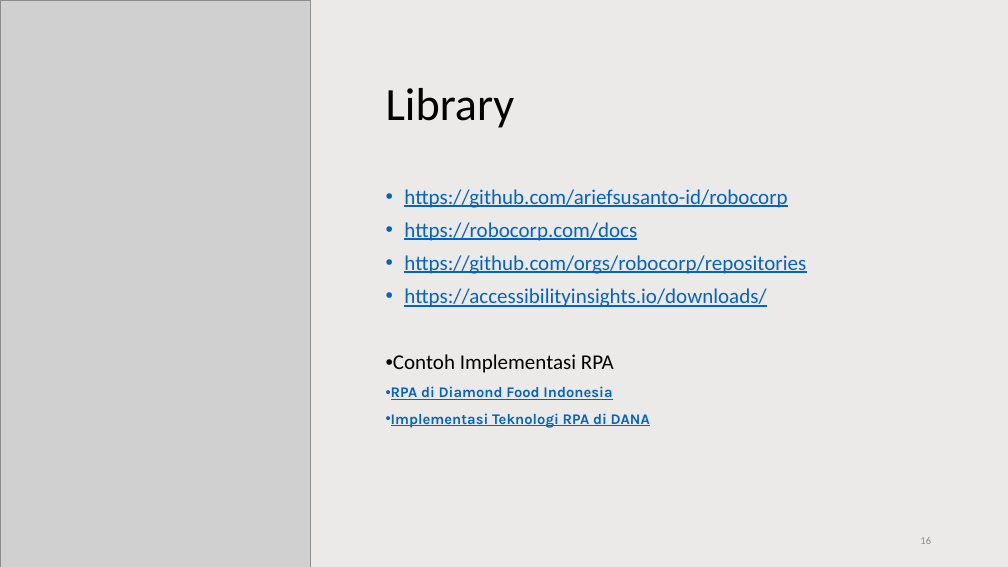
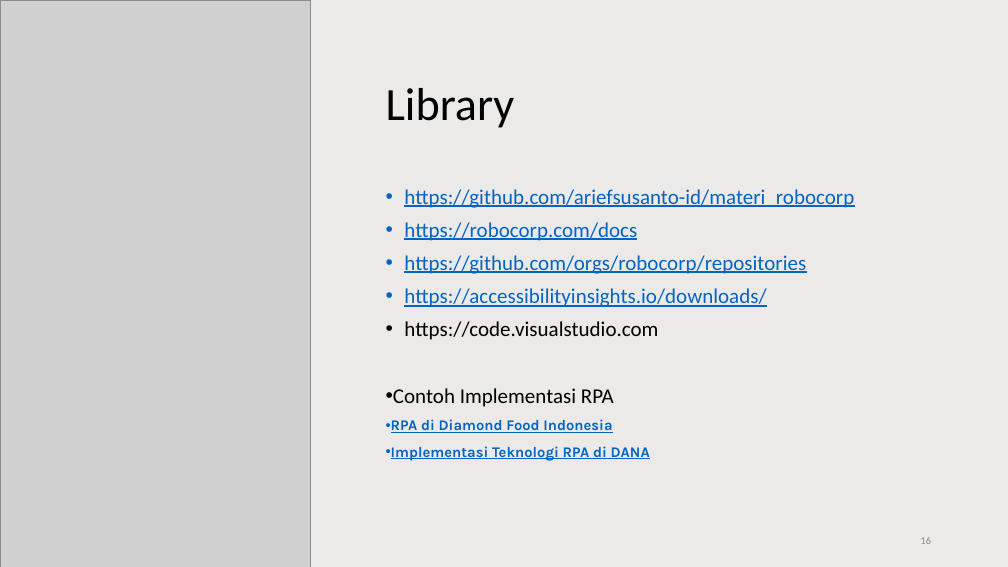
Before and after one commit to ariefsusanto-id/materi_robocorp, a slide deck: slide 16 of materi/RPA Training.pptx. Drawn at 1008x567 pixels with LibreOffice and Linux fonts; fonts in the diff are those of the drawing; grey boxes stand for pictures. Boxes give left, top, right and bottom in pixels: in the first picture for what was removed or moved away, otherwise in the second. Text is boxed around its words. In the diff, an @@ line names an element or a change of style, - is before the commit and + after.

Commit message:
materi

```diff
--- a/materi/RPA Training.pptx
+++ b/materi/RPA Training.pptx
@@ text at (404,189,854,208): text changed @@
-• https://github.com/ariefsusanto-id/robocorp
+• https://github.com/ariefsusanto-id/materi_robocorp
@@ text at (404,321,658,340): paragraph added @@
+• https://code.visualstudio.com
```
